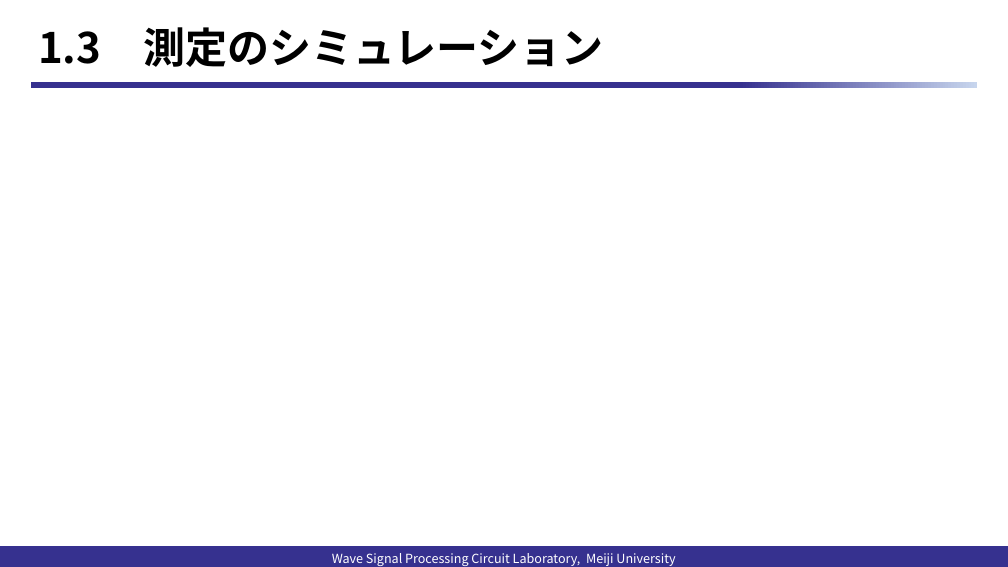
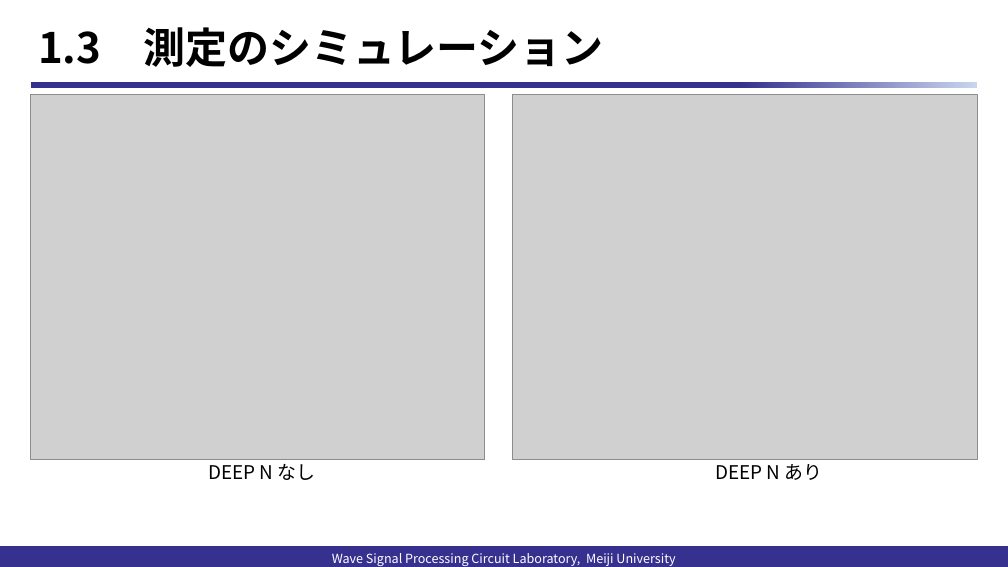
Before and after one commit to kjm-desktop10400/reserch, a slide deck: slide 7 of folded_gilbert/試作/TO資料/20240223TO.pptx (slide 6 before the commit). Drawn at 1008x567 pixels with LibreOffice and Linux fonts; fonts in the diff are those of the drawing; grey boxes stand for pictures; background and template pictures are left out. Boxes give left, top, right and bottom in pixels: in the first picture for what was removed or moved away, otherwise in the second. Text is boxed around its words. In the diff, an @@ line names an element or a change of style, - is before the commit and + after.

```diff
--- a/folded_gilbert/試作/TO資料/20240223TO.pptx
+++ b/folded_gilbert/試作/TO資料/20240223TO.pptx
@@ picture added at (x1=31, y1=95, x2=485, y2=460) @@
@@ picture added at (x1=513, y1=95, x2=977, y2=460) @@
@@ text added at (x1=208, y1=464, x2=316, y2=480), 18 pt, text #000000 @@
+DEEP N なし
@@ text added at (x1=715, y1=464, x2=823, y2=480), 18 pt, text #000000 @@
+DEEP N あり
```
Also in this commit, not shown: 1 other slide changed, 1 slide added, 6 other files.
